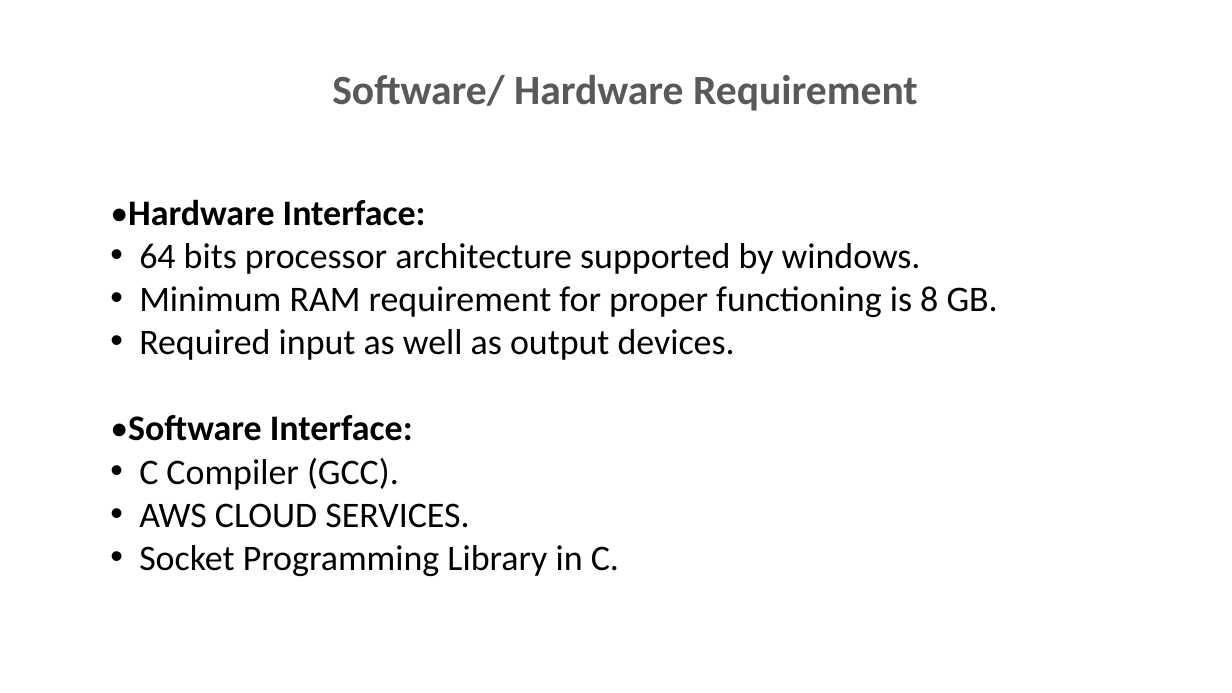
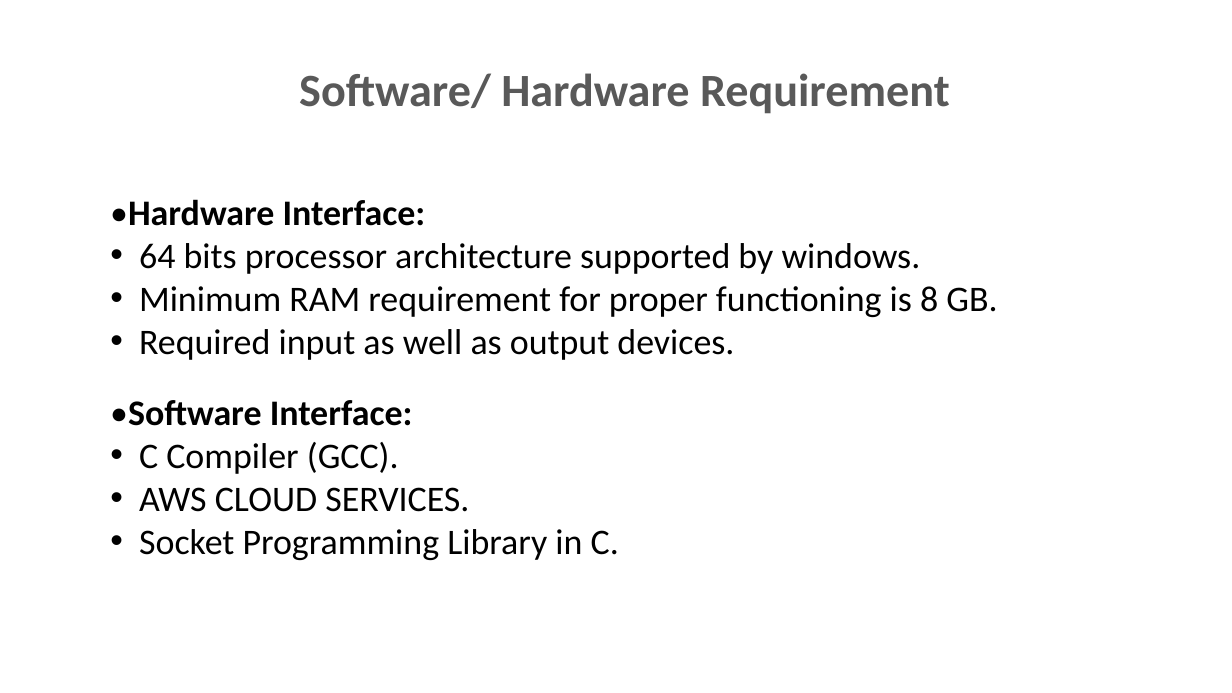
Before and after one commit to ashiagarwal73/Comparision-and-implementation-of-Compression-Algorithms, a slide deck: slide 9 of PodHandler.pptx (slide 8 before the commit). Drawn at 1232x693 pixels with LibreOffice and Linux fonts; fonts in the diff are those of the drawing; background and template pictures are left out. Boxes give left, top, right and bottom in pixels: in the first picture for what was removed or moved away, otherwise in the second. Text is boxed around its words. In the diff, an @@ line names an element or a change of style, - is before the commit and + after.

```diff
--- a/PodHandler.pptx
+++ b/PodHandler.pptx
@@ text "Software/ Hardware Requirement" at bbox=[299, 73, 950, 114]: size 32.4 to 36 pt @@
@@ text "•Hardware Interface:" rewrapped from bbox=[110, 199, 998, 576] to bbox=[110, 199, 997, 560] @@
```
Also in this commit, not shown: 11 other slides changed, 2 slides added, 1 slide removed.
